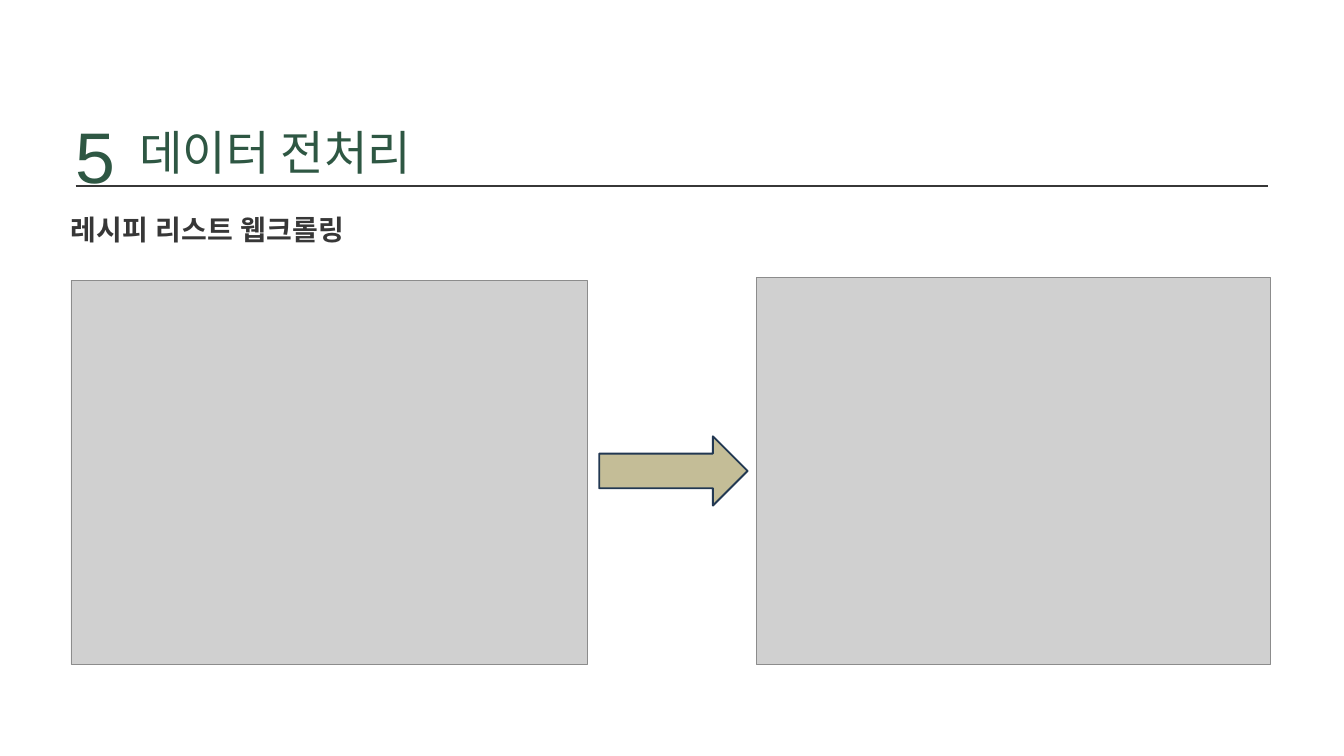
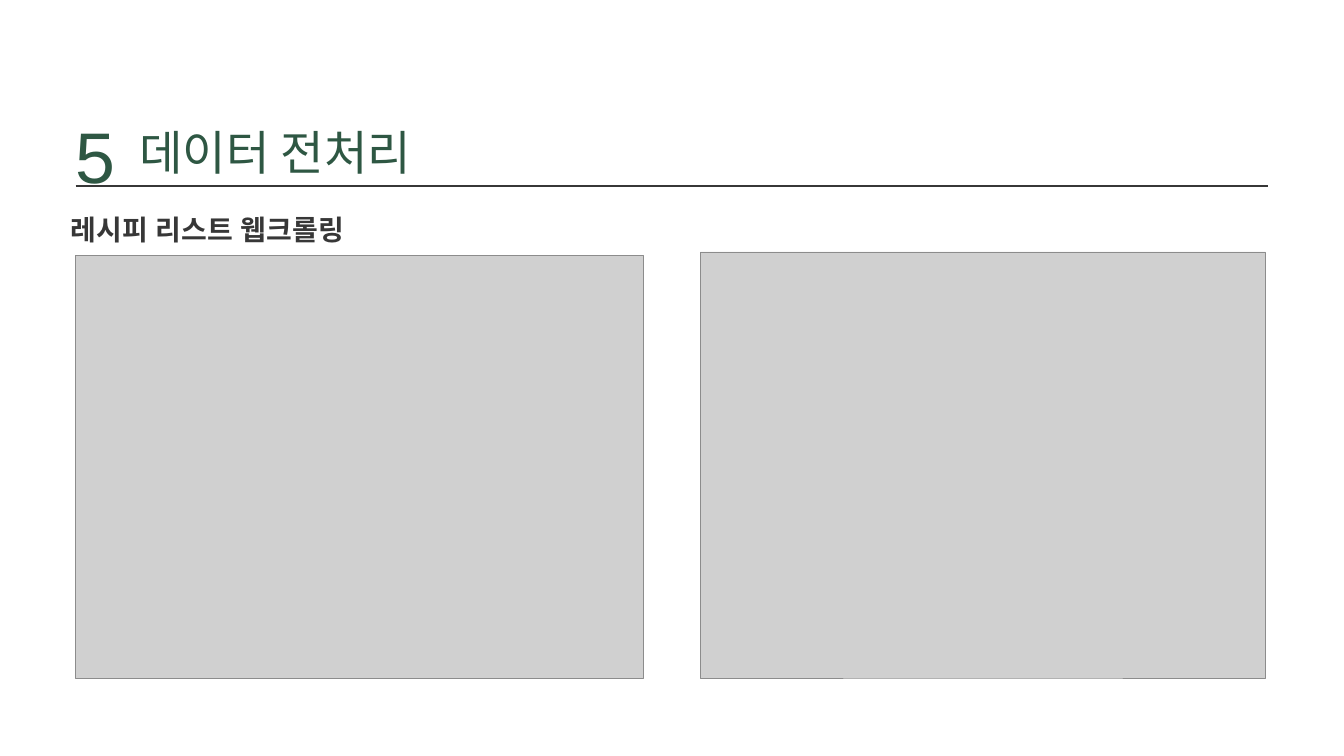
Before and after one commit to ssoom98/personal_project, a slide deck: slide 11 of ppt/몸무게 변화 예측과 식단 추천.pptx. Drawn at 1344x756 pixels with LibreOffice and Linux fonts; fonts in the diff are those of the drawing; grey boxes stand for pictures; background and template pictures are left out. Boxes give left, top, right and bottom in pixels: in the first picture for what was removed or moved away, otherwise in the second. Text is boxed around its words. In the diff, an @@ line names an element or a change of style, - is before the commit and + after.

```diff
--- a/ppt/몸무게 변화 예측과 식단 추천.pptx
+++ b/ppt/몸무게 변화 예측과 식단 추천.pptx
@@ picture: place and size @@
-picture at bbox=[71, 280, 587, 665]
+picture at bbox=[75, 255, 643, 678]
@@ picture: place and size @@
-picture at bbox=[757, 278, 1270, 665]
+picture at bbox=[701, 252, 1266, 678]
@@ right arrow removed at bbox=[599, 436, 748, 505] @@
```
Also in this commit, not shown: 8 other slides changed, 1 slide added, 4 other files.
